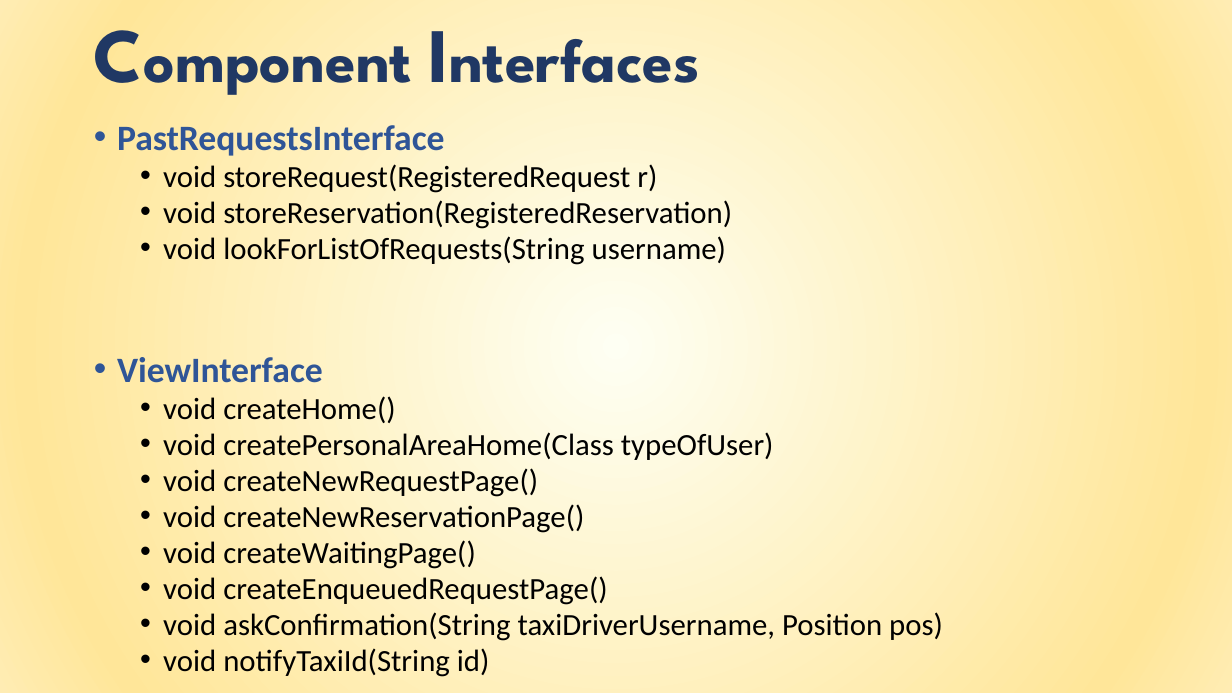
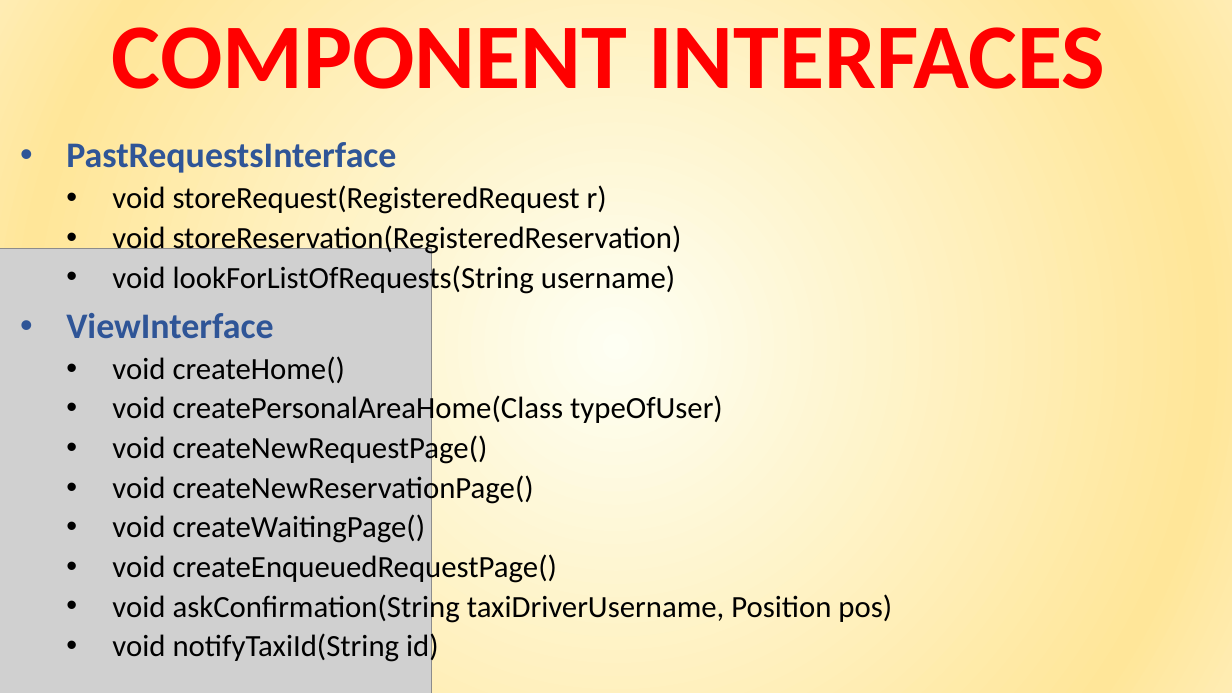
Before and after one commit to giuseppemanzi/manzinicolini, a slide deck: slide 23 of All/final presentation/Final presentation.pptx (slide 22 before the commit). Drawn at 1232x693 pixels with LibreOffice and Linux fonts; fonts in the diff are those of the drawing; grey boxes stand for pictures. Boxes give left, top, right and bottom in pixels: in the first picture for what was removed or moved away, otherwise in the second. Text is boxed around its words. In the diff, an @@ line names an element or a change of style, - is before the commit and + after.

```diff
--- a/All/final presentation/Final presentation.pptx
+++ b/All/final presentation/Final presentation.pptx
@@ title removed at (85, 0, 1148, 116) @@
-Component Interfaces
@@ text added at (112, 27, 1105, 89), 72 pt, text gradient #A51502 to #FF0000 to #DE918F, bold @@
+COMPONENT INTERFACES
@@ text "PastRequestsInterface": place and size @@
-text "PastRequestsInterface" at (117, 125, 943, 677)
+text "PastRequestsInterface" at (66, 142, 892, 665)
@@ text "PastRequestsInterface" at (66, 142, 892, 665): size 27.8 to 28 pt in "PastRequestsInterface", "ViewInterface"; size 24.1 to 24 pt; indent changed; line spacing 0.8 to 0.9 @@
@@ picture added at (0, 249, 432, 693) @@
```
Also in this commit, not shown: 16 other slides changed, 12 slides added, 6 slides removed, 10 other files.
